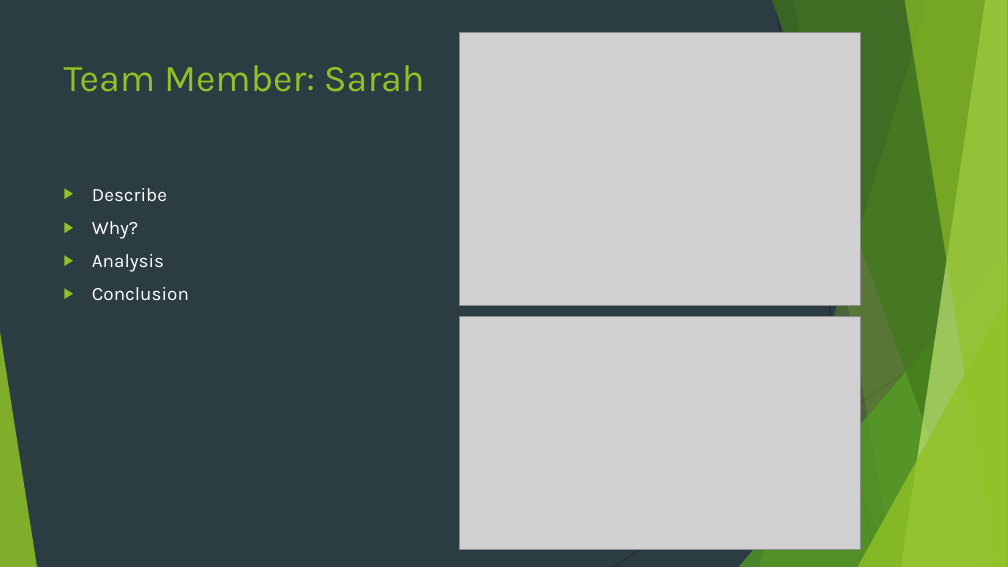
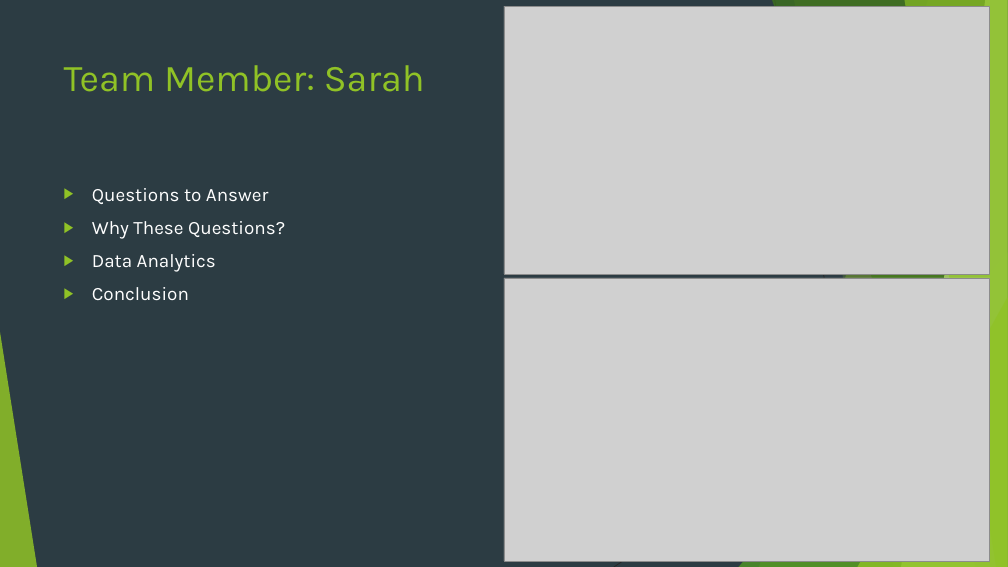
Before and after one commit to henryle-n/Hurricane-History-Analysis, a slide deck: slide 5 of Team_4_Proj_1.pptx. Drawn at 1008x567 pixels with LibreOffice and Linux fonts; fonts in the diff are those of the drawing; grey boxes stand for pictures. Boxes give left, top, right and bottom in pixels: in the first picture for what was removed or moved away, otherwise in the second. Text is boxed around its words. In the diff, an @@ line names an element or a change of style, - is before the commit and + after.

```diff
--- a/Team_4_Proj_1.pptx
+++ b/Team_4_Proj_1.pptx
@@ picture: place and size @@
-picture at bbox=[460, 32, 861, 306]
+picture at bbox=[504, 6, 991, 274]
@@ text at bbox=[92, 188, 285, 272]: text changed @@
-▶ Describe
-▶ Why?
-▶ Analysis
+▶ Questions to Answer
+▶ Why These Questions?
+▶ Data Analytics
@@ picture: place and size @@
-picture at bbox=[460, 316, 861, 550]
+picture at bbox=[504, 278, 991, 561]
```
Also in this commit, not shown: 4 other slides changed, 5 slides added, 1 slide removed.
